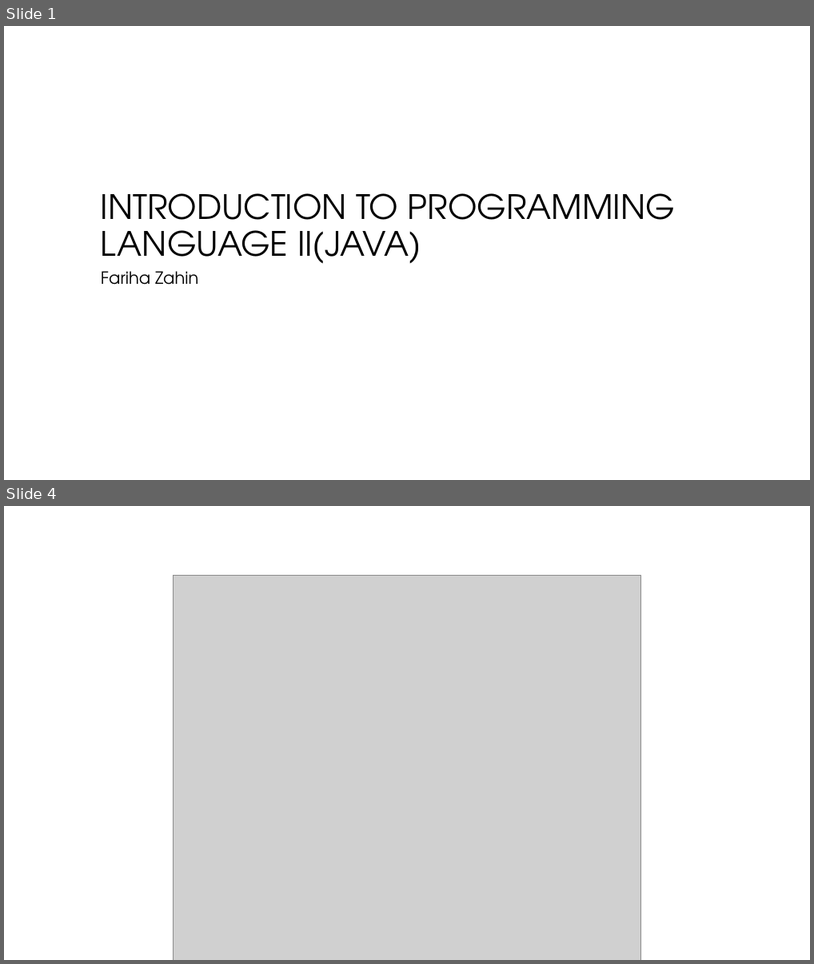
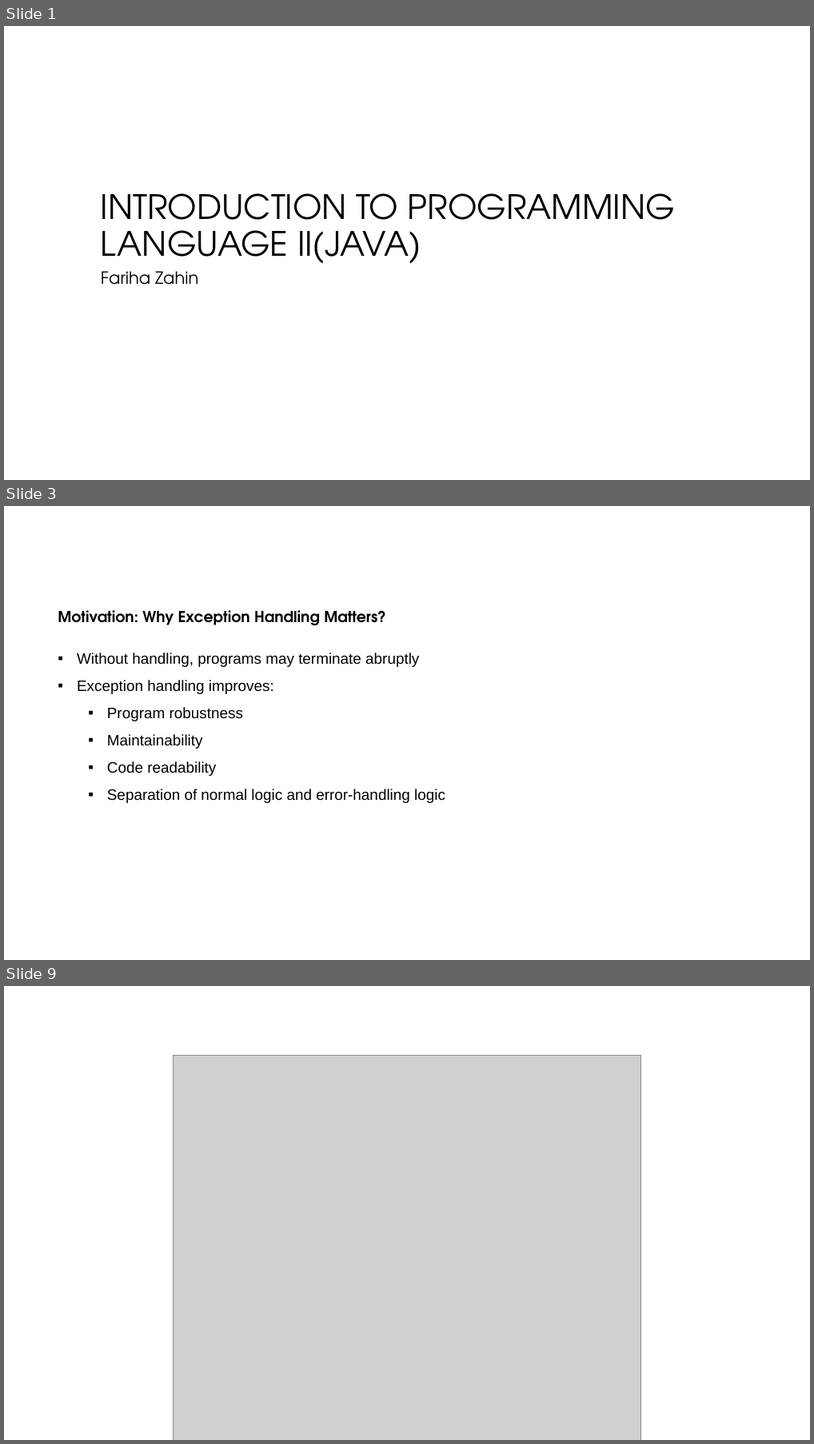
Before and after one commit to ashrafulparan2/Resources, a slide deck: CSE281/Lecture 11.pptx. Shown one above the other, each under a label of ours: slides 1 and 4 before the commit, slides 1, 3 and 9 after it; the slides between them are not shown. The pictures are 814x964 and 814x1444 pixels, drawn with LibreOffice and Linux fonts; fonts in the diff are those of the drawing; grey boxes stand for pictures; background and template pictures are left out. Boxes give left, top, right and bottom in pixels: in the first picture for what was removed or moved away, otherwise in the second. Text is boxed around its words. In the diff, an @@ line names an element or a change of style, - is before the commit and + after.

```diff
--- a/CSE281/Lecture 11.pptx
+++ b/CSE281/Lecture 11.pptx
@@ slide 3 added at <box>4,506,810,960</box>, background #FFFFFF @@
@@ text added at <box>58,610,386,625</box>, 18 pt, text #000000, bold @@
+Motivation: Why Exception Handling Matters?
@@ text added at <box>77,652,446,803</box>, 18 pt, text #000000 @@
+▪ Without handling, programs may terminate abruptly
+▪ Exception handling improves:
+  ▪ Program robustness
+  ▪ Maintainability
+  ▪ Code readability
+  ▪ Separation of normal logic and error-handling logic
@@ what was slide 4 is now slide 9 @@
```
Also in this commit, not shown: 2 slides changed, 5 other slides added, 1 slide removed, 1 other file.
